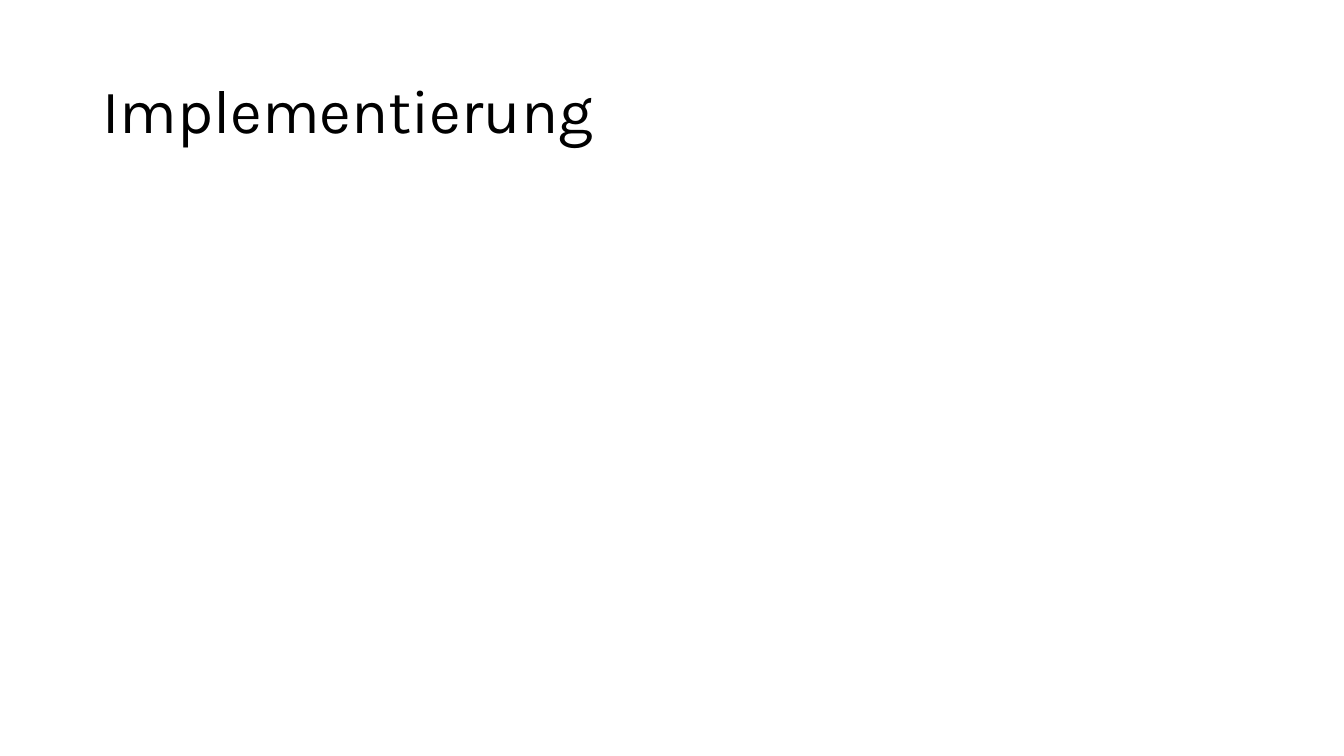
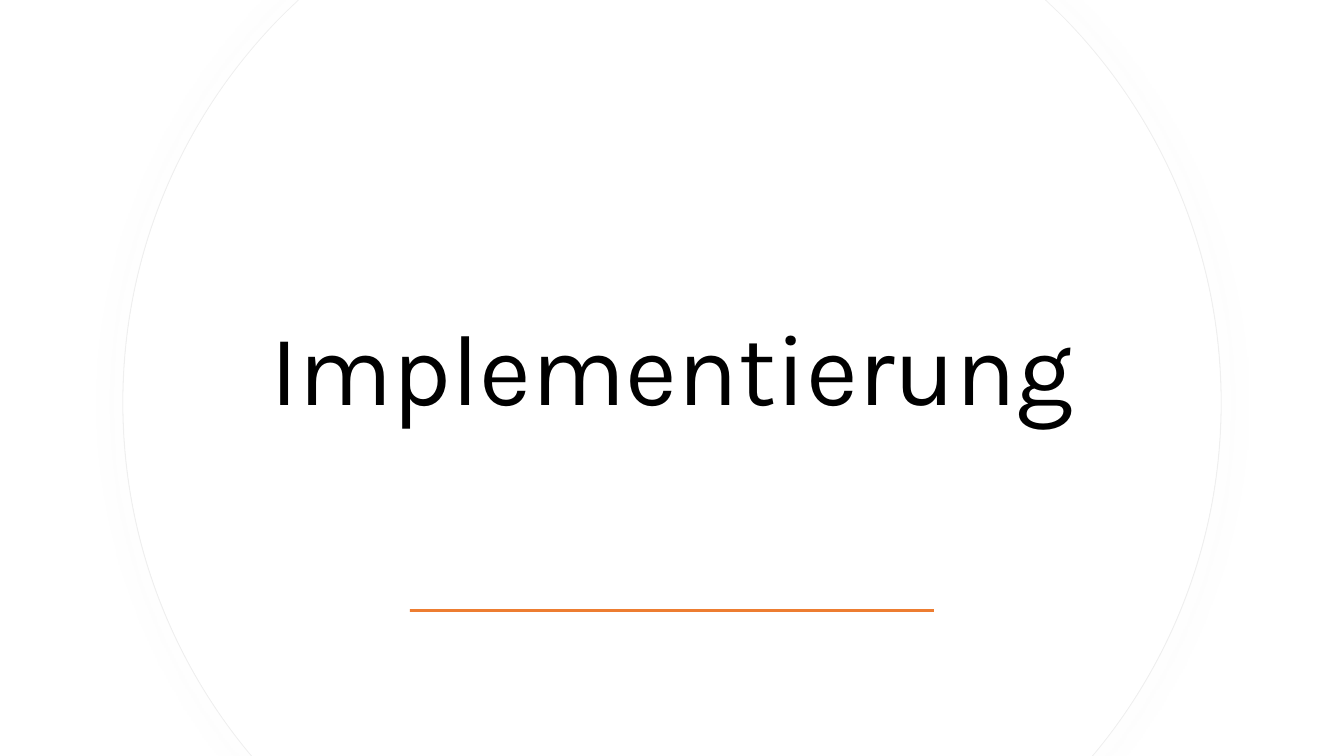
Before and after one commit to jannis1602/SmartAlarmClock, a slide deck: slide 15 of planung/Fachgespraech.pptx (slide 12 before the commit). Drawn at 1344x756 pixels with LibreOffice and Linux fonts; fonts in the diff are those of the drawing. Boxes give left, top, right and bottom in pixels: in the first picture for what was removed or moved away, otherwise in the second. Text is boxed around its words. In the diff, an @@ line names an element or a change of style, - is before the commit and + after.

```diff
--- a/planung/Fachgespraech.pptx
+++ b/planung/Fachgespraech.pptx
@@ freeform shape added at [123,0,1222,756], fill #FFFFFF, outline #EFEFEF 0.75 pt @@
@@ freeform shape added at [124,0,1221,756], fill #FFFFFF @@
@@ title "Implementierung": place and size @@
-title "Implementierung" at [102,90,592,148]
+title "Implementierung" at [270,335,1073,428]
@@ title "Implementierung" at [270,335,1073,428]: size 44 to 72 pt; alignment left to centre @@
@@ rectangle added at [410,609,935,612], fill #ED7D31 @@
```
Also in this commit, not shown: 5 other slides changed, 6 slides added, 10 other files.
